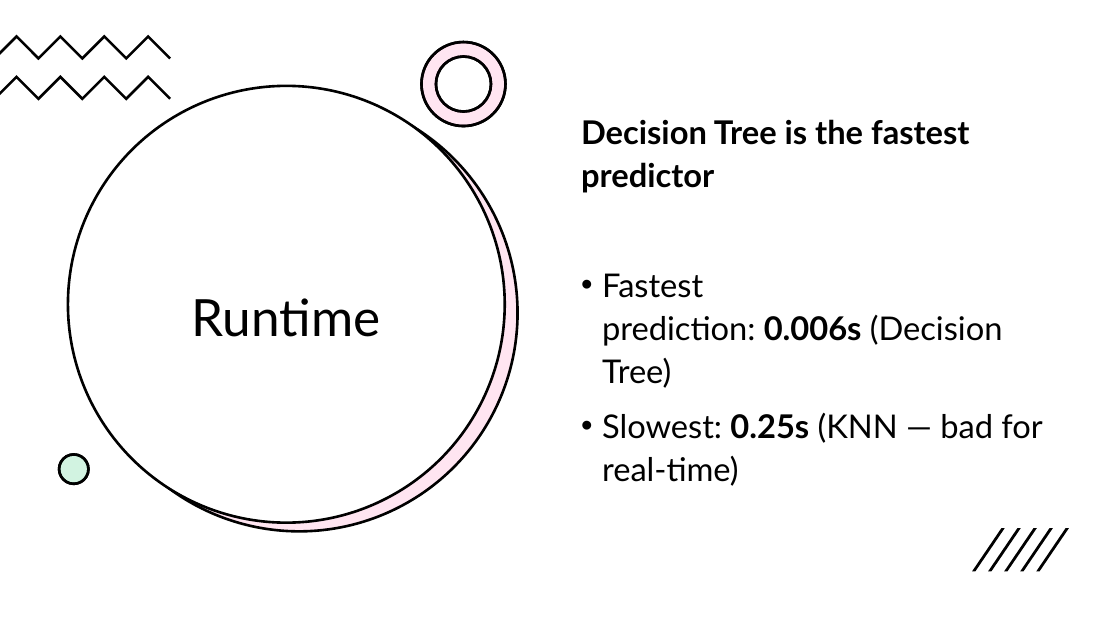
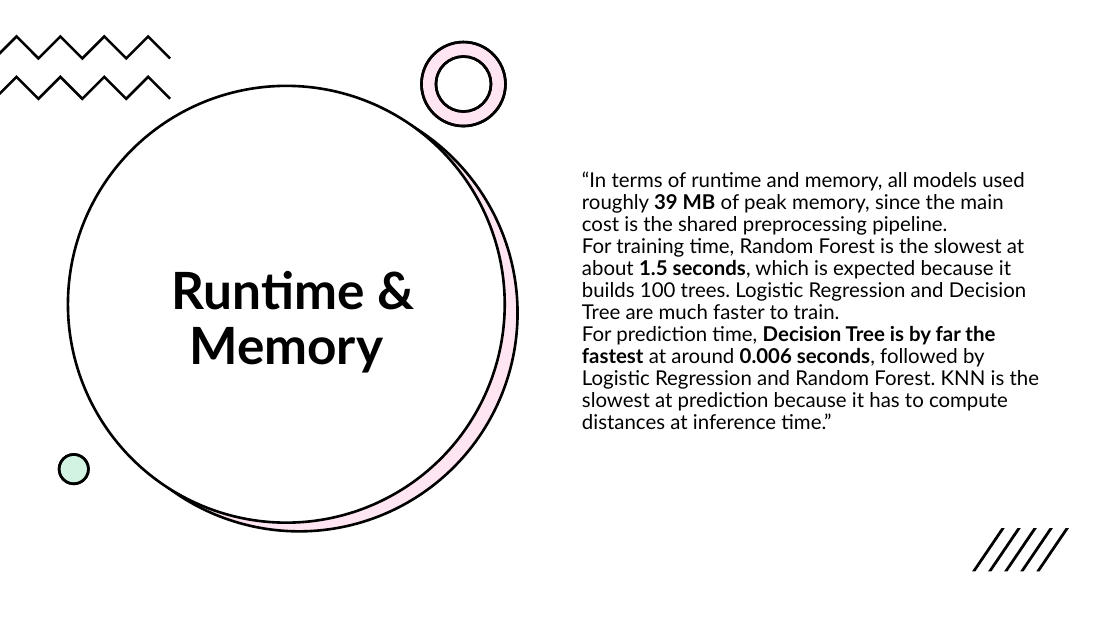
Before and after one commit to htoor2026/PROG2590, a slide deck: slide 29 of PROG2590_Group5_Presentation.pptx (slide 24 before the commit). Drawn at 1120x630 pixels with LibreOffice and Linux fonts; fonts in the diff are those of the drawing. Boxes give left, top, right and bottom in pixels: in the first picture for what was removed or moved away, otherwise in the second. Text is boxed around its words. In the diff, an @@ line names an element or a change of style, - is before the commit and + after.

```diff
--- a/PROG2590_Group5_Presentation.pptx
+++ b/PROG2590_Group5_Presentation.pptx
@@ text at (582,171,1039,429): text changed; size 28 to 17.5 pt @@
-Decision Tree is the fastest predictor
-• Fastest prediction: 0.006s (Decision Tree)
-• Slowest: 0.25s (KNN — bad for real-time)
+“In terms of runtime and memory, all models used roughly 39 MB of peak memory, since the main cost is the shared preprocessing pipeline.
+For training time, Random Forest is the slowest at about 1.5 seconds, which is expected because it builds 100 trees. Logistic Regression and Decision Tree are much faster to train.
+For prediction time, Decision Tree is by far the fastest at around 0.006 seconds, followed by Logistic Regression and Random Forest. KNN is the slowest at prediction because it has to compute distances at inference time.”
@@ title at (172,271,383,373): text changed; bold on @@
-Runtime
+Runtime & Memory
```
Also in this commit, not shown: 8 other slides changed, 9 slides added, 4 slides removed, 17 other files.
